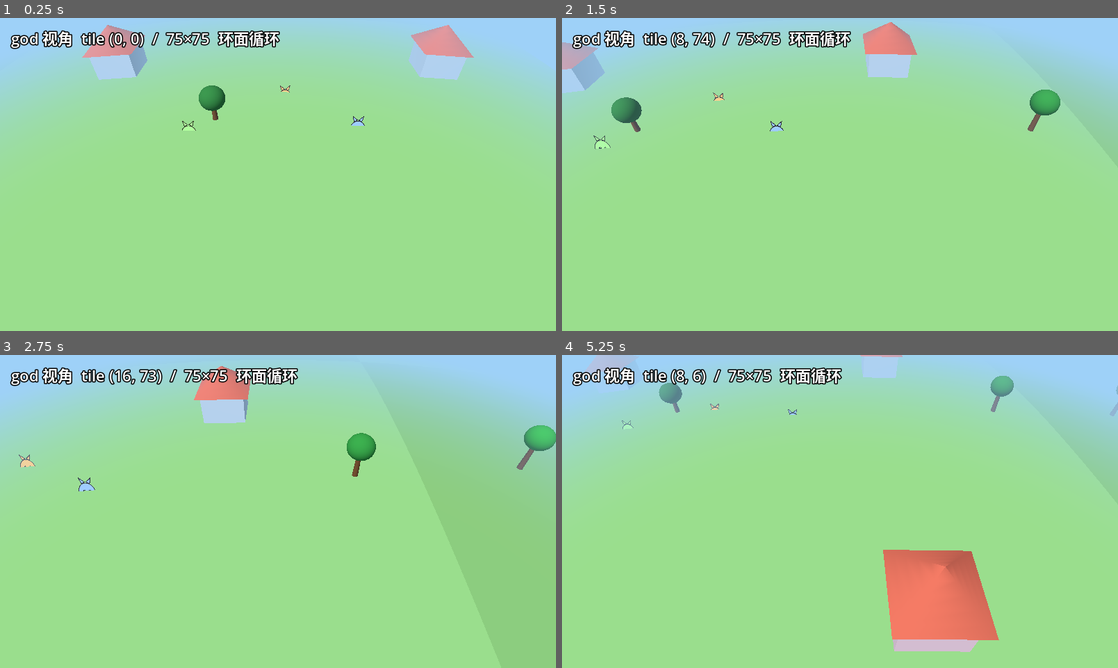
Above: before the commit, frames 1-4 (two rows, left to right).
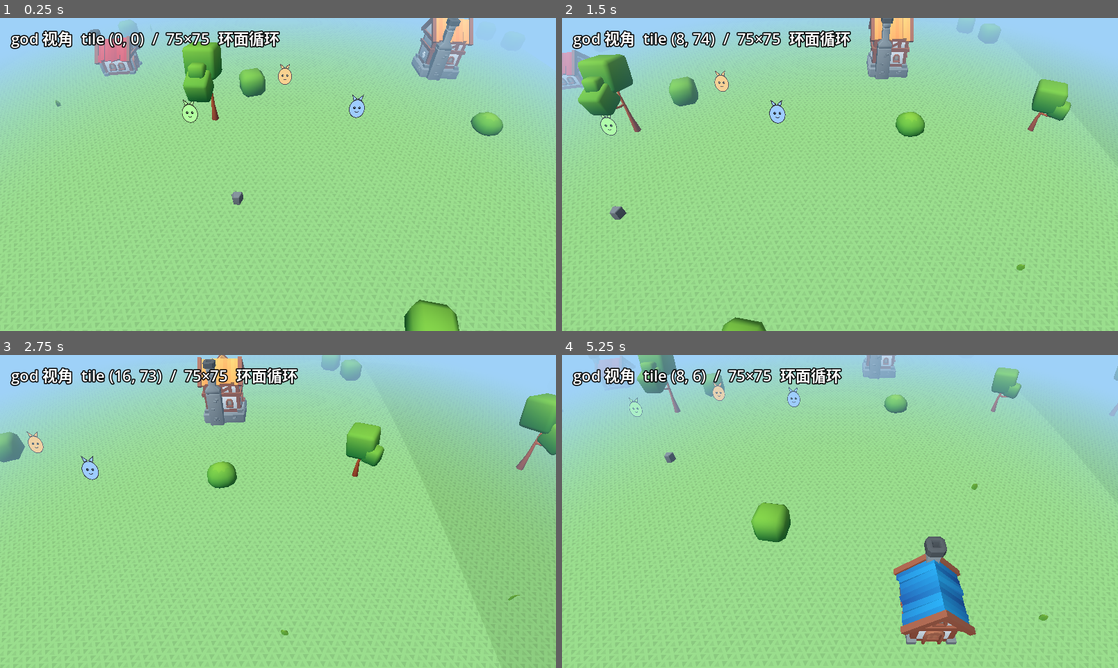
Above: after the commit, the same moments.

Repository: hoveychen/maliang
Game: Godot game, scene res://main.tscn
Same seed, same stepped clock (60 frames per second), same inputs: the game is played once before the commit and once after it.
Inputs (mouse positions are in pixels of both pictures, inside the frame that each line leads up to):
- Up to frame 1 (0.25 s): no input
- Up to frame 2 (1.5 s): tap Enter (ui_accept) at 0.5, 0.77 s; move the mouse to (962, 158) at 0.52 s; hold Right (ui_right) 0.53-1.25 s; click (962, 158) at 0.67 s; drag from (728, 190) to (812, 237) at 1.27 s
- Up to frame 3 (2.75 s): tap Enter (ui_accept) at 2 s; move the mouse to (333, 442) at 2.02 s; hold Right (ui_right) from 2.03 s (still down)
- Up to frame 4 (5.25 s): release Right (ui_right) at 2.75 s; drag from (812, 574) to (673, 464) at 2.77 s; tap Enter (ui_accept) at 3.5, 3.77, 5 s; move the mouse to (1006, 558) at 3.52 s; hold Left (ui_left) 3.53-4.25 s; drag from (673, 464) to (756, 433) at 4.27 s; move the mouse to (867, 511) at 5.02 s; hold Down (ui_down) from 5.03 s (still down); click (867, 511) at 5.17 s

The runs differ from the first frame. In frame 1, 6.3% of the frame differs, in the area x 9-91%, y 0-100%; in frame 2, 6.3%; in frame 3, 4.8%; in frame 4, 8.6%, in the area x 5-100%, y 0-95%.

Commit message:
feat(world): KayKit 资产替换程序化色块 + 动森式三角草纹
- chunk_manager：树/房子换 KayKit GLB（民居微缩比例 ×7），新增水井
  （村中心，空地留给小神仙）、风车地标、灌木/石头/草丛确定性散布
- 地面 PlaneMesh 加程序生成三角草纹理（128px 手写 PNG，近白底微暗
  三角与绿色 albedo 相乘，保留棋盘/村庄色区分；整数次平铺无缝）
- world.gd 弯地补偿改用与着色器一致的世界空间公式（修复角色半截
  入土），删除废弃的 _cam_up
- 着色器地面贴图改各向异性过滤，减轻远处摩尔纹

视觉验证：--write-movie 截帧确认角色站位、资产渲染、草纹尺度正常。

Diff:
--- a/scripts/chunk_manager.gd
+++ b/scripts/chunk_manager.gd
@@ -13,6 +13,41 @@
 ## world-bending 在 GPU 位移顶点，但视锥裁剪按原始 AABB → 高处/远处网格会被误剔除。
 ## 给所有弯曲网格设大裁剪边距，避免接近屏幕边缘时整块消失。
 const CULL_MARGIN := 220.0
+
+## KayKit CC0 资产（见 assets/kaykit/*/License）。Hexagon 建筑是微缩比例，需放大。
+const TREE_SCENES: Array[PackedScene] = [
+	preload("res://assets/kaykit/forest/Tree_1_A_Color1.gltf"),
+	preload("res://assets/kaykit/forest/Tree_1_B_Color1.gltf"),
+	preload("res://assets/kaykit/forest/Tree_1_C_Color1.gltf"),
+	preload("res://assets/kaykit/forest/Tree_2_A_Color1.gltf"),
+	preload("res://assets/kaykit/forest/Tree_2_B_Color1.gltf"),
+]
+const BUSH_SCENES: Array[PackedScene] = [
+	preload("res://assets/kaykit/forest/Bush_1_A_Color1.gltf"),
+	preload("res://assets/kaykit/forest/Bush_1_B_Color1.gltf"),
+	preload("res://assets/kaykit/forest/Bush_2_A_Color1.gltf"),
+]
+const ROCK_SCENES: Array[PackedScene] = [
+	preload("res://assets/kaykit/forest/Rock_1_A_Color1.gltf"),
+	preload("res://assets/kaykit/forest/Rock_1_B_Color1.gltf"),
+	preload("res://assets/kaykit/forest/Rock_3_A_Color1.gltf"),
+]
+const TUFT_SCENES: Array[PackedScene] = [
+	preload("res://assets/kaykit/forest/Grass_1_A_Color1.gltf"),
+	preload("res://assets/kaykit/forest/Grass_2_A_Color1.gltf"),
+]
+const HOUSE_SCENES: Array[PackedScene] = [
+	preload("res://assets/kaykit/hexagon/building_home_A_blue.gltf"),
+	preload("res://assets/kaykit/hexagon/building_home_A_red.gltf"),
+	preload("res://assets/kaykit/hexagon/building_home_B_yellow.gltf"),
+	preload("res://assets/kaykit/hexagon/building_home_B_green.gltf"),
+]
+const WELL_SCENE: PackedScene = preload("res://assets/kaykit/hexagon/building_well_blue.gltf")
+const WINDMILL_SCENE: PackedScene = preload("res://assets/kaykit/hexagon/building_windmill_red.gltf")
+const GRASS_TEX: Texture2D = preload("res://assets/textures/grass_tile.png")
+## 50m 区块平铺 12 次 → 纹理一格 ~4.2m、三角 ~0.5m（动森草纹尺度）；整数次平铺保证区块间无缝
+const GRASS_UV_SCALE := Vector2(12.0, 12.0)
+const HOUSE_SCALE := 7.0  ## 微缩民居(0.93m 高) → ~6.5m
 
 ## slot 数组，每项 { root:Node3D, tile:MeshInstance3D, deco:Node3D, wrapped:Vector2i }
 var _slots: Array = []
@@ -31,7 +66,7 @@
 	plane.subdivide_width = 12
 	plane.subdivide_depth = 12
 	tile.mesh = plane
-	tile.material_override = BendMat.make(Color.WHITE)
+	tile.material_override = BendMat.make_textured(GRASS_TEX, Color.WHITE, 0.95, GRASS_UV_SCALE)
 	tile.extra_cull_margin = CULL_MARGIN
 	root.add_child(tile)
 	var deco := Node3D.new()
@@ -85,13 +120,20 @@
 
 	var base := hash(wrapped)
 	if in_village:
-		# 村庄区块：约一半放房子(其余点缀树)，避免小世界里全是屋顶
-		if posmod(wrapped.x + wrapped.y, 2) == 0:
+		# 村庄区块：约一半放房子(其余点缀树)，避免小世界里全是屋顶。
+		# 中心区块(1,1)是小神仙出生地 → 村口水井 + 空地，不盖房压住角色。
+		if wrapped == Vector2i(1, 1):
+			_spawn(deco, WELL_SCENE, Vector3(CHUNK_WORLD * 0.16, 0.0, -CHUNK_WORLD * 0.12), 4.5, 0.0)
+			_add_tree(deco, Vector3(-CHUNK_WORLD * 0.3, 0.0, -CHUNK_WORLD * 0.26), base + 5)
+		elif posmod(wrapped.x + wrapped.y, 2) == 0:
 			_add_house(deco, Vector3(0.0, 0.0, 0.0), base)
 			_add_tree(deco, Vector3(CHUNK_WORLD * 0.34, 0.0, CHUNK_WORLD * 0.30), base + 7)
 		else:
 			_add_tree(deco, Vector3(-CHUNK_WORLD * 0.22, 0.0, CHUNK_WORLD * 0.24), base)
 			_add_tree(deco, Vector3(CHUNK_WORLD * 0.28, 0.0, -CHUNK_WORLD * 0.2), base + 3)
+			if wrapped == Vector2i(0, 1):  # 一座风车当村庄地标
+				_spawn(deco, WINDMILL_SCENE, Vector3(CHUNK_WORLD * 0.05, 0.0, -CHUNK_WORLD * 0.34), HOUSE_SCALE, 180.0)
+		_scatter(deco, wrapped, base, 4)
 	else:
 		# 旷野区块：散布 2~3 棵树
 		var count := 2 + posmod(base, 2)
@@ -102,52 +144,42 @@
 			var rx := (float(posmod(hk, 1000)) / 1000.0 - 0.5) * CHUNK_WORLD * 0.85
 			var rz := (float(posmod(hk / 1000, 1000)) / 1000.0 - 0.5) * CHUNK_WORLD * 0.85
 			_add_tree(deco, Vector3(rx, 0.0, rz), hk)
+		_scatter(deco, wrapped, base + 11, 6)
 
-## 草原村庄的房子：彩色墙体 + 红屋顶（HD-2D 卡通风）。
+## 实例化 KayKit 场景：包裹 bend 材质 + 大裁剪边距（弯曲位移会超出原始 AABB）。
+func _spawn(parent: Node3D, scene: PackedScene, pos: Vector3, scale_f: float, yaw_deg: float) -> Node3D:
+	var inst := scene.instantiate() as Node3D
+	inst.position = pos
+	inst.rotation_degrees = Vector3(0.0, yaw_deg, 0.0)
+	inst.scale = Vector3.ONE * scale_f
+	parent.add_child(inst)
+	BendMat.wrap_scene(inst)
+	for mi in inst.find_children("*", "MeshInstance3D", true, false):
+		mi.extra_cull_margin = CULL_MARGIN
+	return inst
+
+## 确定性散布小装饰（灌木/石头/草丛），避开区块中心（房子/水井占位）。
+func _scatter(parent: Node3D, wrapped: Vector2i, seed_h: int, count: int) -> void:
+	for k in range(count):
+		var hk := hash(Vector3i(wrapped.x + 97, wrapped.y, seed_h + k))
+		var rx := (float(posmod(hk, 1000)) / 1000.0 - 0.5) * CHUNK_WORLD * 0.9
+		var rz := (float(posmod(hk / 1000, 1000)) / 1000.0 - 0.5) * CHUNK_WORLD * 0.9
+		if Vector2(rx, rz).length() < CHUNK_WORLD * 0.18:
+			continue
+		var pos := Vector3(rx, 0.0, rz)
+		var kind := posmod(hk / 7, 5)
+		if kind == 0:
+			_spawn(parent, ROCK_SCENES[posmod(hk, ROCK_SCENES.size())], pos, 1.6 + float(posmod(hk, 3)) * 0.4, float(posmod(hk, 360)))
+		elif kind <= 2:
+			_spawn(parent, BUSH_SCENES[posmod(hk, BUSH_SCENES.size())], pos, 4.0 + float(posmod(hk, 3)), float(posmod(hk, 360)))
+		else:
+			_spawn(parent, TUFT_SCENES[posmod(hk, TUFT_SCENES.size())], pos, 1.8, float(posmod(hk, 360)))
+
+## 村庄民居：KayKit 各色小屋（微缩模型放大到 ~6.5m）。
 func _add_house(parent: Node3D, pos: Vector3, h: int) -> void:
-	var body := MeshInstance3D.new()
-	var box := BoxMesh.new()
-	box.size = Vector3(6.0, 4.0, 6.0)
-	body.mesh = box
-	var walls := [Color(0.96, 0.86, 0.7), Color(0.92, 0.8, 0.85), Color(0.8, 0.88, 0.96)]
-	body.material_override = BendMat.make(walls[posmod(h, walls.size())])
-	body.extra_cull_margin = CULL_MARGIN
-	body.position = pos + Vector3(0.0, 2.0, 0.0)
-	parent.add_child(body)
-
-	var roof := MeshInstance3D.new()
-	var pyr := CylinderMesh.new()  # 4 边 + 顶半径 0 = 方锥屋顶
-	pyr.top_radius = 0.0
-	pyr.bottom_radius = 5.2
-	pyr.height = 3.2
-	pyr.radial_segments = 4
-	roof.mesh = pyr
-	roof.material_override = BendMat.make(Color(0.82, 0.4, 0.32))
-	roof.extra_cull_margin = CULL_MARGIN
-	roof.position = pos + Vector3(0.0, 5.6, 0.0)
-	roof.rotation_degrees = Vector3(0.0, 45.0, 0.0)  # 对齐方形墙体
-	parent.add_child(roof)
+	var yaw := float(posmod(h, 4)) * 90.0
+	_spawn(parent, HOUSE_SCENES[posmod(h, HOUSE_SCENES.size())], pos, HOUSE_SCALE, yaw)
 
 func _add_tree(parent: Node3D, pos: Vector3, h: int) -> void:
-	var height := 2.5 + float(h % 7) * 0.5
-	var trunk := MeshInstance3D.new()
-	var cyl := CylinderMesh.new()
-	cyl.top_radius = 0.25
-	cyl.bottom_radius = 0.35
-	cyl.height = height
-	trunk.mesh = cyl
-	trunk.material_override = BendMat.make(Color(0.45, 0.3, 0.18))
-	trunk.extra_cull_margin = CULL_MARGIN
-	trunk.position = pos + Vector3(0.0, height * 0.5, 0.0)
-	parent.add_child(trunk)
-
-	var crown := MeshInstance3D.new()
-	var sph := SphereMesh.new()
-	sph.radius = 1.6
-	sph.height = 3.0
-	crown.mesh = sph
-	var g := 0.5 + float(h % 4) * 0.08
-	crown.material_override = BendMat.make(Color(0.2, g, 0.25))
-	crown.extra_cull_margin = CULL_MARGIN
-	crown.position = pos + Vector3(0.0, height + 0.6, 0.0)
-	parent.add_child(crown)
+	var scale_f := 1.1 + float(h % 5) * 0.15
+	_spawn(parent, TREE_SCENES[posmod(h, TREE_SCENES.size())], pos, scale_f, float(posmod(h, 360)))
--- a/scripts/world.gd
+++ b/scripts/world.gd
@@ -33,7 +33,6 @@
 var npcs: Array = []              ## [{ node:PaperCharacter, logical:Vector2 }]
 var selected: PaperCharacter = null
 var ear_icon: Sprite3D
-var _cam_up := Vector3.UP         ## 相机上方向（弯曲补偿用，随相机更新）
 var _dragging := false
 var _press_pos := Vector2.ZERO
 
@@ -143,7 +142,6 @@
 	var pitch := deg_to_rad(_cur_pitch)
 	camera.global_position = Vector3(0.0, sin(pitch) * _cur_dist, cos(pitch) * _cur_dist)
 	camera.look_at(Vector3.ZERO, Vector3.UP)
-	_cam_up = camera.global_transform.basis.y
 
 func _setup_npcs() -> void:
 	var defs := [
@@ -301,11 +299,11 @@
 		_place_on_bent_ground(node, Vector3(d.x, 0.0, d.y))
 		node.rotation = Vector3(-lean, 0.0, 0.0)
 
-## 把节点放到「弯曲后」的地表位置：先算视图空间弯曲下沉量，再沿相机上方向补偿。
+## 把节点放到「弯曲后」的地表位置。与 world_bend.gdshader 同一公式：
+## 世界空间、以原点（玩家）为中心的水平距离平方下沉（shadow pass 一致，见着色器注释）。
 func _place_on_bent_ground(node: Node3D, base_world: Vector3) -> void:
-	var vp := camera.global_transform.affine_inverse() * base_world
-	var drop := BendMat.CURVATURE * (vp.x * vp.x + vp.z * vp.z)
-	node.global_position = base_world - _cam_up * drop
+	var drop := BendMat.CURVATURE * (base_world.x * base_world.x + base_world.z * base_world.z)
+	node.global_position = base_world - Vector3(0.0, drop, 0.0)
 
 func _update_ear() -> void:
 	if selected != null and is_instance_valid(selected):
--- a/shaders/world_bend.gdshader
+++ b/shaders/world_bend.gdshader
@@ -7,8 +7,8 @@
 // 逻辑/数据仍是纯平铺环面，只有渲染弯曲。
 
 uniform vec3 albedo : source_color = vec3(0.46, 0.72, 0.40);
-uniform sampler2D albedo_tex : source_color, hint_default_white, filter_linear_mipmap;
-uniform sampler2D normal_tex : hint_normal, filter_linear_mipmap;
+uniform sampler2D albedo_tex : source_color, hint_default_white, filter_linear_mipmap_anisotropic, repeat_enable;
+uniform sampler2D normal_tex : hint_normal, filter_linear_mipmap, repeat_enable;
 uniform float normal_depth : hint_range(-2.0, 2.0) = 0.0;
 uniform float roughness : hint_range(0.0, 1.0) = 0.95;
 uniform vec2 uv_scale = vec2(1.0);
Binary file added: assets/textures/grass_tile.png
Not shown, added: assets/textures/grass_tile.png.import
